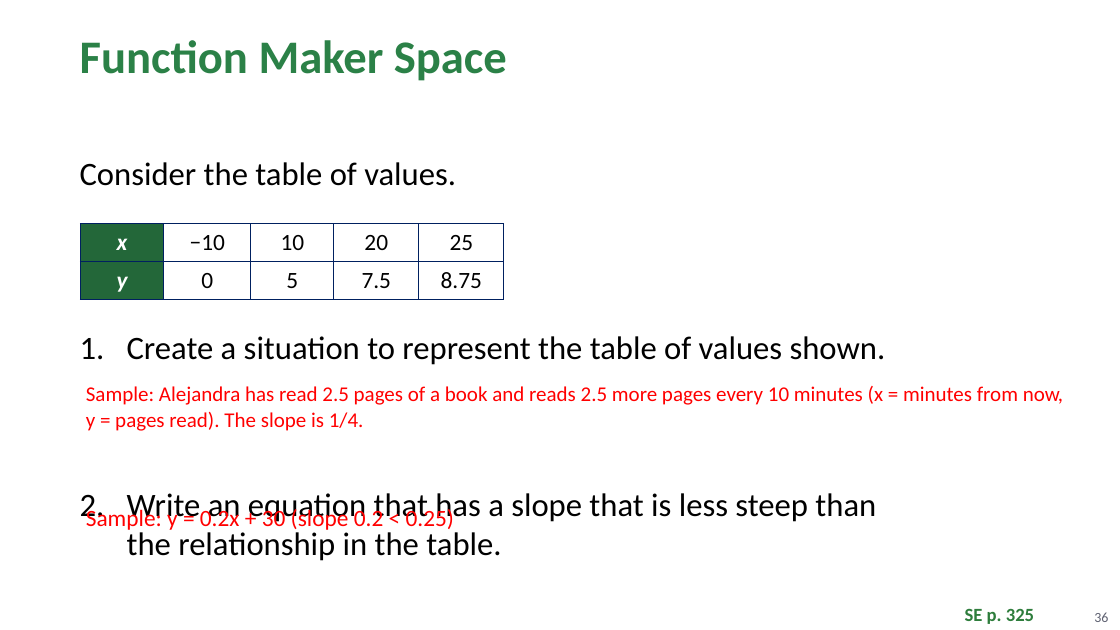
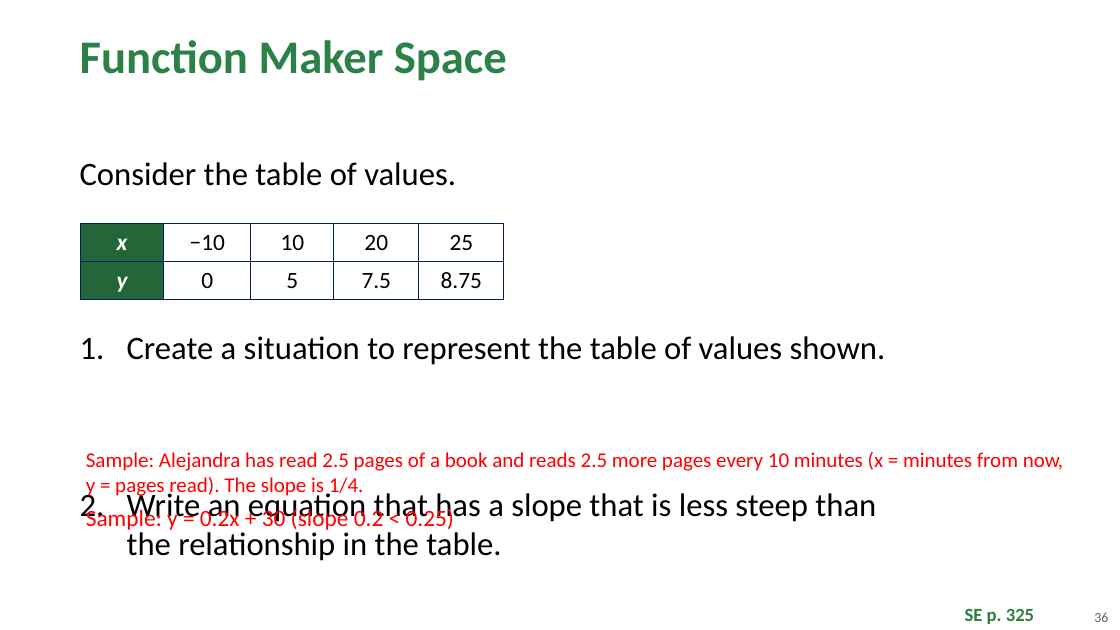
Before and after one commit to Apolloat2022/Algebra1M2U1L4, a slide deck: slide 36 of Module 2 topic 2/BLMathematics_AlgI_M2_T2_L4_LessonSlides_ENG_with_answers.pptx. Drawn at 1120x630 pixels with LibreOffice and Linux fonts; fonts in the diff are those of the drawing; background and template pictures are left out. Boxes give left, top, right and bottom in pixels: in the first picture for what was removed or moved away, otherwise in the second. Text is boxed around its words. In the diff, an @@ line names an element or a change of style, - is before the commit and + after.

```diff
--- a/Module 2 topic 2/BLMathematics_AlgI_M2_T2_L4_LessonSlides_ENG_with_answers.pptx
+++ b/Module 2 topic 2/BLMathematics_AlgI_M2_T2_L4_LessonSlides_ENG_with_answers.pptx
@@ text "Sample: Alejandra has read 2.5 ..." moved from (x1=86, y1=386, x2=1063, y2=431) to (x1=86, y1=452, x2=1063, y2=498) @@
```
Also in this commit, not shown: 6 other slides changed, 4 other files.
